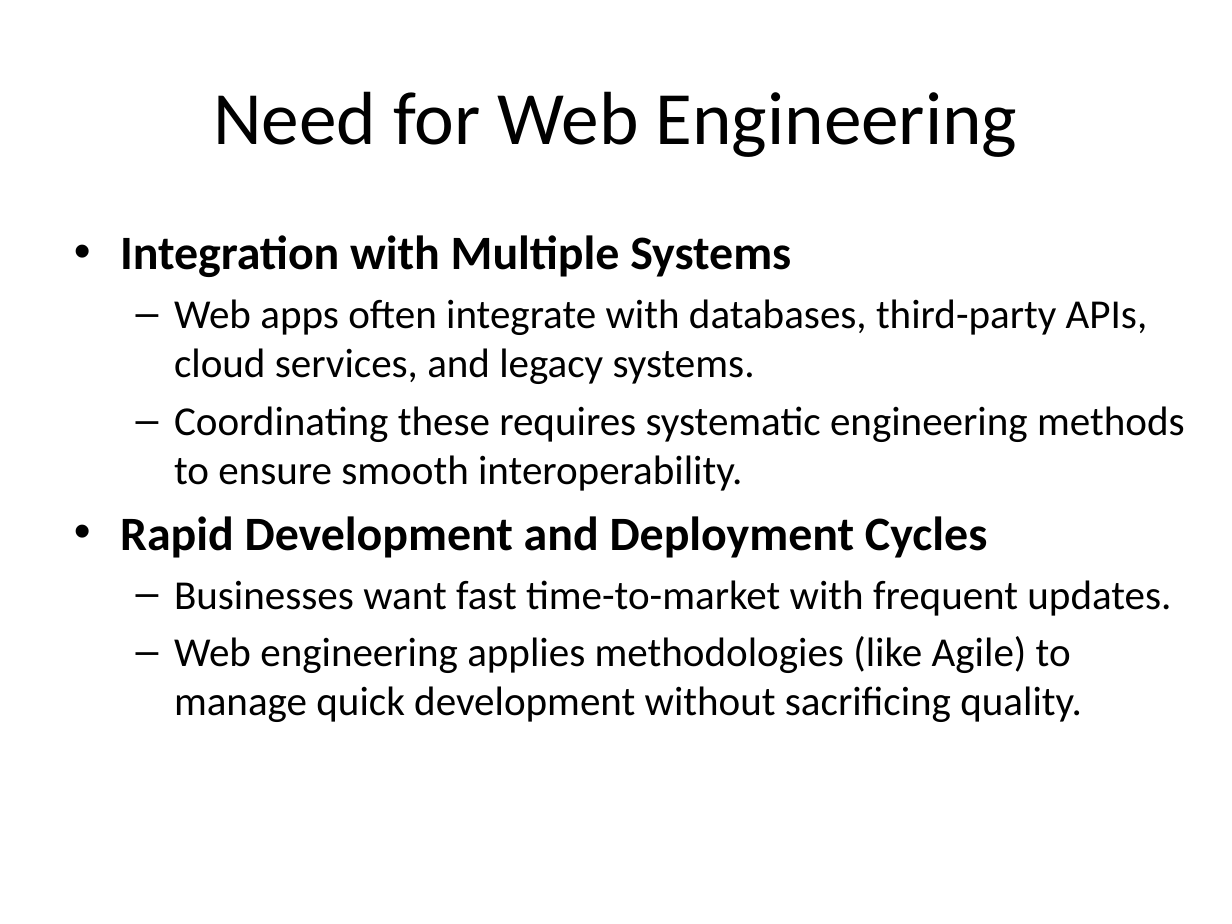
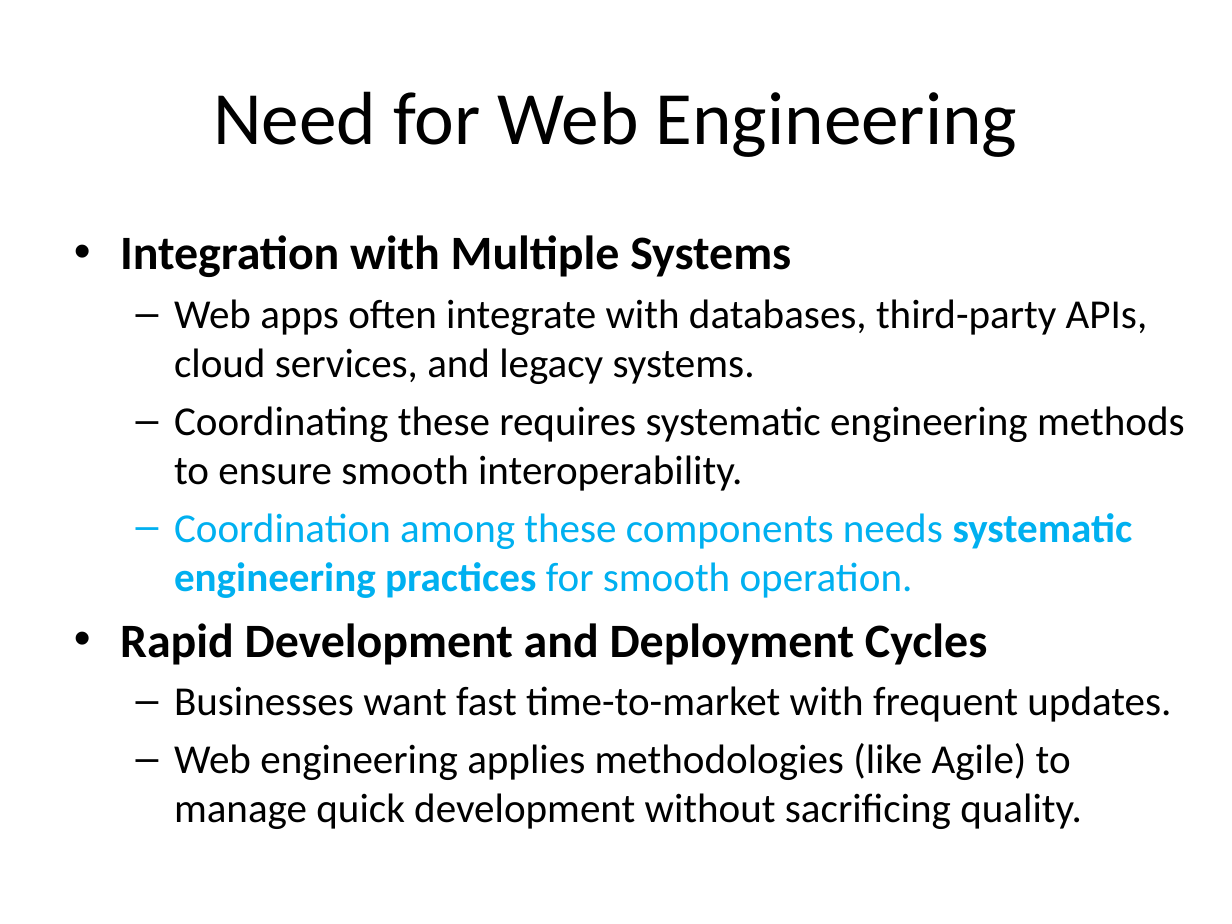
Before and after one commit to alamin20cse/4-1, a slide deck: slide 4 of Web Engineering/CSE 413_ Lec01.pptx. Drawn at 1232x924 pixels with LibreOffice and Linux fonts; fonts in the diff are those of the drawing. Boxes give left, top, right and bottom in pixels: in the first picture for what was removed or moved away, otherwise in the second. Text is boxed around its words. In the diff, an @@ line names an element or a change of style, - is before the commit and + after.

```diff
--- a/Web Engineering/CSE 413_ Lec01.pptx
+++ b/Web Engineering/CSE 413_ Lec01.pptx
@@ text at box(174, 513, 1133, 598): paragraph added @@
+  – Coordination among these components needs systematic engineering practices for smooth operation.
```
Also in this commit, not shown: 2 other slides changed, 1 slide added, 13 other files.
